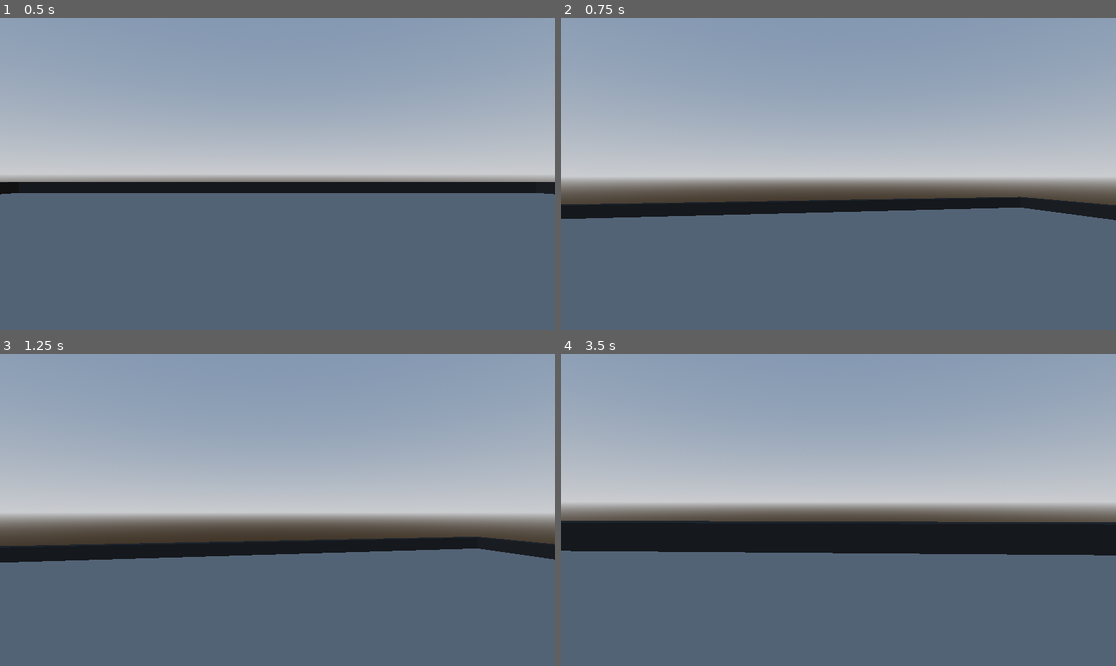
Above: before the commit, frames 1-4 (two rows, left to right).
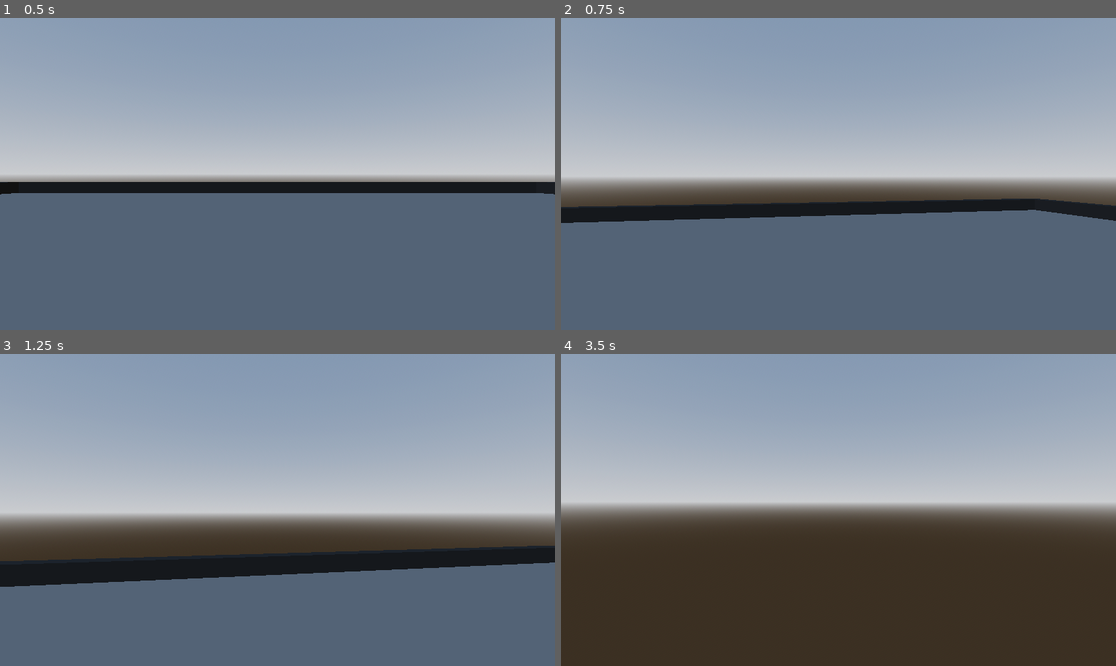
Above: after the commit, the same moments.

Repository: fantasticyeyplustiger/fantastic-boss-fight
Game: Godot game, scene res://Level/Level.tscn
Same seed, same stepped clock (60 frames per second), same inputs: the game is played once before the commit and once after it.
Inputs (mouse positions are in pixels of both pictures, inside the frame that each line leads up to):
- Up to frame 1 (0.5 s): no input
- Up to frame 2 (0.75 s): tap Enter at 0.5 s; move the mouse to (866, 174) at 0.52 s; hold W (up) from 0.53 s (still down); hold Space (jump) from 0.53 s (still down)
- Up to frame 3 (1.25 s): keep holding W (up); keep holding Space (jump)
- Up to frame 4 (3.5 s): keep holding W (up); move the mouse to (810, 510) at 1.27 s; release Space (jump) at 1.28 s; tap Shift (dash) at 1.35, 2.85 s; tap Space (jump) at 1.52, 1.55, 1.82, 3.02, 3.05, 3.32 s; move the mouse to (849, 503) at 2.02 s; hold Space (jump) 2.03-2.78 s; move the mouse to (832, 516) at 2.77 s

Frame 1 is identical in both runs. In frame 2, 1.5% of the frame differs, in the area x 0-100%, y 57-66%; in frame 3, 10%; in frame 4, 46%, in the area x 0-100%, y 53-100%.

Commit message:
boss scripting wip

Diff:
--- /dev/null
+++ b/fantastic-boss-fight/Boss/Boss.gd
@@ -0,0 +1,33 @@
+extends CharacterBody3D
+
+const LOW_DAMAGE : float = 25.0
+const MED_DAMAGE : float = 50.0
+const HIGH_DAMAGE : float = 100.0
+
+const GRAVITY : float = 19.6
+
+var health : float = 1_000_000
+
+var attacking : bool = false
+var jump_attacking : bool = false
+var attack_cooldown
+
+var current_attack : int
+
+func _physics_process(delta: float) -> void:
+
+	if not is_on_floor() or not jump_attacking:
+		velocity.y -= GRAVITY * delta
+
+	if not attacking and not attack_cooldown:
+		attack_loop()
+		attacking = true
+
+
+func attack_loop() -> void:
+	match current_attack:
+		1: pass
+		2: pass
+		3: pass
+		4: pass # RESET
+	pass
--- a/fantastic-boss-fight/Boss/Boss.tscn
+++ b/fantastic-boss-fight/Boss/Boss.tscn
@@ -1,6 +1,7 @@
-[gd_scene load_steps=9 format=3 uid="uid://ccwy8pjw4qgfs"]
+[gd_scene load_steps=11 format=3 uid="uid://ccwy8pjw4qgfs"]
 
 [ext_resource type="PackedScene" uid="uid://cikpv3h0akmbf" path="res://Boss/Torso.fbx" id="1_0rlmi"]
+[ext_resource type="Script" uid="uid://dt4dnl2aj1nh" path="res://Boss/Boss.gd" id="1_xtogi"]
 [ext_resource type="PackedScene" uid="uid://bmtuja1et8x5y" path="res://Boss/RightArm.fbx" id="2_7ck7k"]
 [ext_resource type="PackedScene" uid="uid://7fhg1v48a7li" path="res://Boss/LeftArm.fbx" id="3_yhums"]
 [ext_resource type="PackedScene" uid="uid://daw74nxi406b0" path="res://Boss/Head.fbx" id="4_xtogi"]
@@ -9,7 +10,13 @@
 [ext_resource type="PackedScene" uid="uid://b6wlfrix2g01x" path="res://Boss/Cape.fbx" id="7_yhums"]
 [ext_resource type="PackedScene" uid="uid://doaihskrumcen" path="res://Boss/Book.fbx" id="8_xtogi"]
 
-[node name="Boss" type="Node3D"]
+[sub_resource type="BoxShape3D" id="BoxShape3D_xtogi"]
+size = Vector3(3, 8.22, 1.55)
+
+[node name="Boss" type="CharacterBody3D"]
+transform = Transform3D(0.25, 0, 0, 0, 0.25, 0, 0, 0, 0.25, 0, 0, 0)
+collision_layer = 0
+script = ExtResource("1_xtogi")
 
 [node name="Torso" parent="." instance=ExtResource("1_0rlmi")]
 
@@ -26,3 +33,7 @@
 [node name="Cape" parent="." instance=ExtResource("7_yhums")]
 
 [node name="Book" parent="." instance=ExtResource("8_xtogi")]
+
+[node name="EnviromentCollision" type="CollisionShape3D" parent="."]
+transform = Transform3D(1, 0, 0, 0, 1, 0, 0, 0, 1, 0, -0.381836, -0.0121338)
+shape = SubResource("BoxShape3D_xtogi")
--- /dev/null
+++ b/fantastic-boss-fight/Global.gd
@@ -0,0 +1,3 @@
+extends Node
+
+var player_position : Vector3
--- a/fantastic-boss-fight/Level/Level.tscn
+++ b/fantastic-boss-fight/Level/Level.tscn
@@ -1,6 +1,7 @@
-[gd_scene load_steps=7 format=3 uid="uid://dc2xenywtkenk"]
+[gd_scene load_steps=8 format=3 uid="uid://dc2xenywtkenk"]
 
 [ext_resource type="PackedScene" uid="uid://bc2fo8p0qyxuj" path="res://Player/Player.tscn" id="1_a526m"]
+[ext_resource type="PackedScene" uid="uid://ccwy8pjw4qgfs" path="res://Boss/Boss.tscn" id="2_r3cbp"]
 
 [sub_resource type="ProceduralSkyMaterial" id="ProceduralSkyMaterial_2gduj"]
 sky_horizon_color = Color(0.662243, 0.671743, 0.686743, 1)
@@ -12,6 +13,7 @@
 [sub_resource type="Environment" id="Environment_r3cbp"]
 background_mode = 2
 sky = SubResource("Sky_a526m")
+ambient_light_color = Color(1, 1, 1, 1)
 tonemap_mode = 2
 glow_enabled = true
 
@@ -58,3 +60,6 @@
 
 [node name="Player" parent="." instance=ExtResource("1_a526m")]
 transform = Transform3D(1, 0, 0, 0, 1, 0, 0, 0, 1, 0, 1, 0)
+
+[node name="Boss" parent="." instance=ExtResource("2_r3cbp")]
+transform = Transform3D(0.25, 0, 0, 0, 0.25, 0, 0, 0, 0.25, 0, 1.1, 3)
--- a/fantastic-boss-fight/Player.gd
+++ b/fantastic-boss-fight/Player.gd
@@ -2,8 +2,8 @@
 
 const JUMP_VELOCITY : float = 9
 const GRAVITY : float = 19.6
-const WALK_SPEED : float = 5.0
-const SPRINT_SPEED : float = 15.0
+const WALK_SPEED : float = 15.0
+const SPRINT_SPEED : float = 25.0
 
 var SENSITIVITY : float = 0.003
 var speed : float = 5.0
@@ -49,5 +49,5 @@
 		velocity.x = lerp(velocity.x, direction.x * speed, delta * 5.0)
 		velocity.z = lerp(velocity.z, direction.z * speed, delta * 5.0)
 
-
+	Global.player_position = position
 	move_and_slide()
--- a/fantastic-boss-fight/project.godot
+++ b/fantastic-boss-fight/project.godot
@@ -14,6 +14,10 @@
 run/main_scene="uid://dc2xenywtkenk"
 config/features=PackedStringArray("4.4", "Forward Plus")
 config/icon="res://icon.svg"
+
+[autoload]
+
+Global="*res://Global.gd"
 
 [input]
 
Not shown, added: fantastic-boss-fight/Boss/Boss.gd.uid
Not shown, added: fantastic-boss-fight/Global.gd.uid
